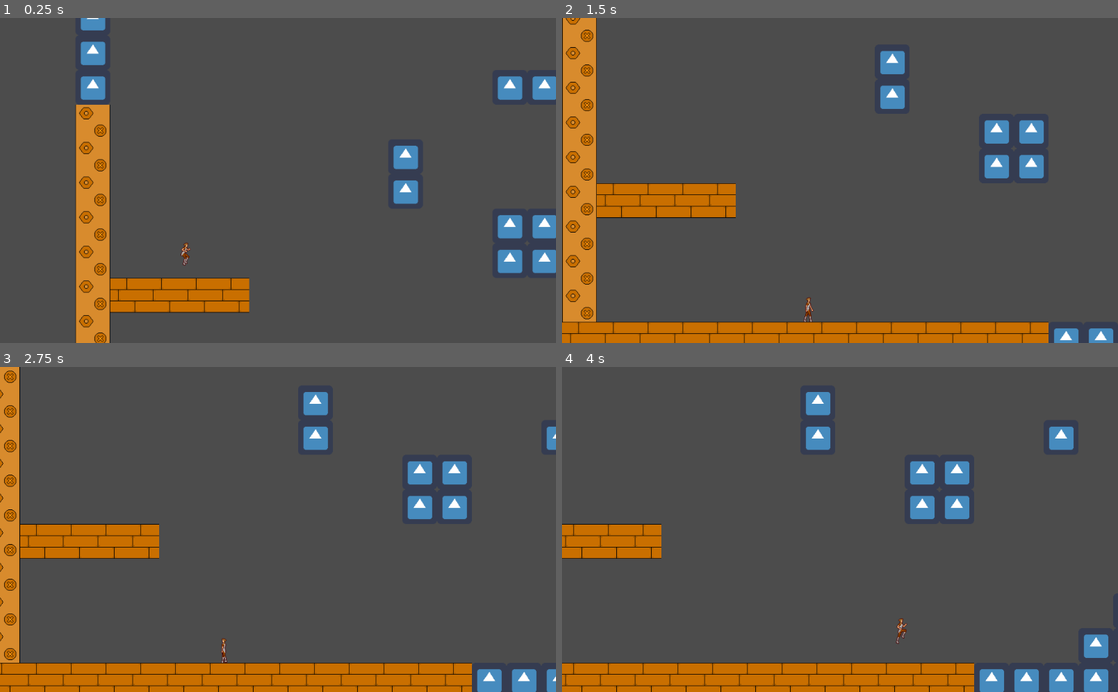
Above: before the commit, frames 1-4 (two rows, left to right).
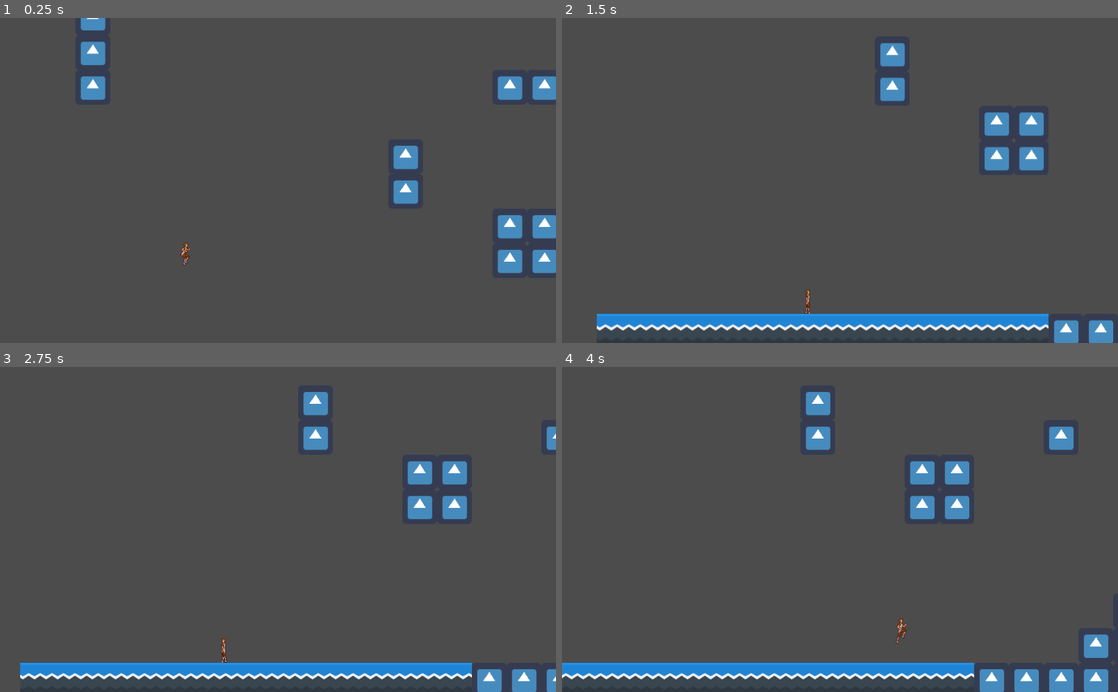
Above: after the commit, the same moments.

Repository: gibsontn/04-2D-Platformer
Game: Godot game, scene res://Game.tscn
Two runs of this game, one before a commit and one after it. Both use one fixed random seed, a clock stepped at 60 frames per second and the inputs below. This scene is started directly instead of the project's main scene. The engine's default icon, where the game draws it, is replaced by a stand-in: a white triangle on a blue panel in a dark square.
Inputs:
- Up to frame 1 (0.25 s): no input
- Up to frame 2 (1.5 s): hold D (right) from 0.53 s (still down); tap W (jump) at 0.77 s
- Up to frame 3 (2.75 s): tap W (jump) at 1.52 s; release D (right) at 2.03 s; hold A (left) from 2.03 s (still down)
- Up to frame 4 (4 s): release A (left) at 2.78 s; hold D (right) from 2.78 s (still down); tap W (jump) at 3.02, 3.77 s

The runs differ from the first frame. In frame 1, 7.3% of the frame differs, in the area x 13-45%, y 26-100%; in frame 2, 18%, in the area x 0-100%, y 0-100%; in frame 3, 14%; in frame 4, 8.6%.

Commit message:
progress

Diff:
--- a/Game.tscn
+++ b/Game.tscn
@@ -1,10 +1,9 @@
-[gd_scene load_steps=12 format=2]
+[gd_scene load_steps=17 format=2]
 
 [ext_resource path="res://icon.png" type="Texture" id=1]
 [ext_resource path="res://Camera.gd" type="Script" id=2]
-[ext_resource path="res://Assets/New Piskel-1.png-5.png" type="Texture" id=3]
+[ext_resource path="res://Assets/Tiles.png" type="Texture" id=3]
 [ext_resource path="res://StateMachine/Player_Container.gd" type="Script" id=12]
-[ext_resource path="res://Assets/Bronze/bronzewall1.png" type="Texture" id=14]
 
 [sub_resource type="NavigationPolygon" id=1]
 vertices = PoolVector2Array( 64, 64, 0, 64, 0, 0, 64, 0 )
@@ -16,10 +15,28 @@
 [sub_resource type="ConvexPolygonShape2D" id=3]
 points = PoolVector2Array( 64, 64, 0, 64, 0, 0, 64, 0 )
 
-[sub_resource type="ConvexPolygonShape2D" id=15]
-points = PoolVector2Array( 64, 64, 0, 64, 0, 0, 64, 0 )
-
-[sub_resource type="ConvexPolygonShape2D" id=16]
+[sub_resource type="ConvexPolygonShape2D" id=5]
+points = PoolVector2Array( 64, 64, 0, 64, 0, 0, 64, 0 )
+
+[sub_resource type="ConvexPolygonShape2D" id=6]
+points = PoolVector2Array( 64, 64, 0, 64, 0, 0, 64, 0 )
+
+[sub_resource type="ConvexPolygonShape2D" id=7]
+points = PoolVector2Array( 64, 64, 0, 64, 0, 0, 64, 0 )
+
+[sub_resource type="ConvexPolygonShape2D" id=8]
+points = PoolVector2Array( 64, 64, 0, 64, 0, 0, 64, 0 )
+
+[sub_resource type="ConvexPolygonShape2D" id=9]
+points = PoolVector2Array( 64, 64, 0, 64, 0, 0, 64, 0 )
+
+[sub_resource type="ConvexPolygonShape2D" id=10]
+points = PoolVector2Array( 64, 64, 0, 64, 0, 0, 64, 0 )
+
+[sub_resource type="ConvexPolygonShape2D" id=11]
+points = PoolVector2Array( 64, 64, 0, 64, 0, 0, 64, 0 )
+
+[sub_resource type="ConvexPolygonShape2D" id=12]
 points = PoolVector2Array( 64, 64, 0, 64, 0, 0, 64, 0 )
 
 [sub_resource type="TileSet" id=4]
@@ -46,48 +63,174 @@
 "shape_transform": Transform2D( 1, 0, 0, 1, 0, 0 )
 } ]
 0/z_index = 0
-11/name = "bronzewall1.png 11"
-11/texture = ExtResource( 14 )
-11/tex_offset = Vector2( 0, 0 )
-11/modulate = Color( 1, 1, 1, 1 )
-11/region = Rect2( 0, 0, 64, 64 )
-11/tile_mode = 0
-11/occluder_offset = Vector2( 0, 0 )
-11/navigation_offset = Vector2( 0, 0 )
-11/shape_offset = Vector2( 0, 0 )
-11/shape_transform = Transform2D( 1, 0, 0, 1, 0, 0 )
-11/shape = SubResource( 15 )
-11/shape_one_way = false
-11/shape_one_way_margin = 1.0
-11/shapes = [ {
-"autotile_coord": Vector2( 0, 0 ),
-"one_way": false,
-"one_way_margin": 1.0,
-"shape": SubResource( 15 ),
-"shape_transform": Transform2D( 1, 0, 0, 1, 0, 0 )
-} ]
-11/z_index = 0
-12/name = "New Piskel-1.png-5.png 12"
-12/texture = ExtResource( 3 )
-12/tex_offset = Vector2( 0, 0 )
-12/modulate = Color( 1, 1, 1, 1 )
-12/region = Rect2( 0, 0, 64, 64 )
-12/tile_mode = 0
-12/occluder_offset = Vector2( 0, 0 )
-12/navigation_offset = Vector2( 0, 0 )
-12/shape_offset = Vector2( 0, 0 )
-12/shape_transform = Transform2D( 1, 0, 0, 1, 0, 0 )
-12/shape = SubResource( 16 )
-12/shape_one_way = false
-12/shape_one_way_margin = 1.0
-12/shapes = [ {
-"autotile_coord": Vector2( 0, 0 ),
-"one_way": false,
-"one_way_margin": 1.0,
-"shape": SubResource( 16 ),
-"shape_transform": Transform2D( 1, 0, 0, 1, 0, 0 )
-} ]
-12/z_index = 0
+1/name = "Tiles.png 1"
+1/texture = ExtResource( 3 )
+1/tex_offset = Vector2( 0, 0 )
+1/modulate = Color( 1, 1, 1, 1 )
+1/region = Rect2( 64, 384, 64, 64 )
+1/tile_mode = 0
+1/occluder_offset = Vector2( 0, 0 )
+1/navigation_offset = Vector2( 0, 0 )
+1/shape_offset = Vector2( 0, 0 )
+1/shape_transform = Transform2D( 1, 0, 0, 1, 0, 0 )
+1/shape = SubResource( 5 )
+1/shape_one_way = false
+1/shape_one_way_margin = 1.0
+1/shapes = [ {
+"autotile_coord": Vector2( 0, 0 ),
+"one_way": false,
+"one_way_margin": 1.0,
+"shape": SubResource( 5 ),
+"shape_transform": Transform2D( 1, 0, 0, 1, 0, 0 )
+} ]
+1/z_index = 0
+2/name = "Tiles.png 2"
+2/texture = ExtResource( 3 )
+2/tex_offset = Vector2( 0, 0 )
+2/modulate = Color( 1, 1, 1, 1 )
+2/region = Rect2( 128, 384, 64, 64 )
+2/tile_mode = 0
+2/occluder_offset = Vector2( 0, 0 )
+2/navigation_offset = Vector2( 0, 0 )
+2/shape_offset = Vector2( 0, 0 )
+2/shape_transform = Transform2D( 1, 0, 0, 1, 0, 0 )
+2/shape = SubResource( 6 )
+2/shape_one_way = false
+2/shape_one_way_margin = 1.0
+2/shapes = [ {
+"autotile_coord": Vector2( 0, 0 ),
+"one_way": false,
+"one_way_margin": 1.0,
+"shape": SubResource( 6 ),
+"shape_transform": Transform2D( 1, 0, 0, 1, 0, 0 )
+} ]
+2/z_index = 0
+3/name = "Tiles.png 3"
+3/texture = ExtResource( 3 )
+3/tex_offset = Vector2( 0, 0 )
+3/modulate = Color( 1, 1, 1, 1 )
+3/region = Rect2( 192, 384, 64, 64 )
+3/tile_mode = 0
+3/occluder_offset = Vector2( 0, 0 )
+3/navigation_offset = Vector2( 0, 0 )
+3/shape_offset = Vector2( 0, 0 )
+3/shape_transform = Transform2D( 1, 0, 0, 1, 0, 0 )
+3/shape = SubResource( 7 )
+3/shape_one_way = false
+3/shape_one_way_margin = 1.0
+3/shapes = [ {
+"autotile_coord": Vector2( 0, 0 ),
+"one_way": false,
+"one_way_margin": 1.0,
+"shape": SubResource( 7 ),
+"shape_transform": Transform2D( 1, 0, 0, 1, 0, 0 )
+} ]
+3/z_index = 0
+4/name = "Tiles.png 4"
+4/texture = ExtResource( 3 )
+4/tex_offset = Vector2( 0, 0 )
+4/modulate = Color( 1, 1, 1, 1 )
+4/region = Rect2( 256, 384, 64, 64 )
+4/tile_mode = 0
+4/occluder_offset = Vector2( 0, 0 )
+4/navigation_offset = Vector2( 0, 0 )
+4/shape_offset = Vector2( 0, 0 )
+4/shape_transform = Transform2D( 1, 0, 0, 1, 0, 0 )
+4/shape = SubResource( 8 )
+4/shape_one_way = false
+4/shape_one_way_margin = 1.0
+4/shapes = [ {
+"autotile_coord": Vector2( 0, 0 ),
+"one_way": false,
+"one_way_margin": 1.0,
+"shape": SubResource( 8 ),
+"shape_transform": Transform2D( 1, 0, 0, 1, 0, 0 )
+} ]
+4/z_index = 0
+5/name = "Tiles.png 5"
+5/texture = ExtResource( 3 )
+5/tex_offset = Vector2( 0, 0 )
+5/modulate = Color( 1, 1, 1, 1 )
+5/region = Rect2( 320, 384, 64, 64 )
+5/tile_mode = 0
+5/occluder_offset = Vector2( 0, 0 )
+5/navigation_offset = Vector2( 0, 0 )
+5/shape_offset = Vector2( 0, 0 )
+5/shape_transform = Transform2D( 1, 0, 0, 1, 0, 0 )
+5/shape = SubResource( 9 )
+5/shape_one_way = false
+5/shape_one_way_margin = 1.0
+5/shapes = [ {
+"autotile_coord": Vector2( 0, 0 ),
+"one_way": false,
+"one_way_margin": 1.0,
+"shape": SubResource( 9 ),
+"shape_transform": Transform2D( 1, 0, 0, 1, 0, 0 )
+} ]
+5/z_index = 0
+6/name = "Tiles.png 6"
+6/texture = ExtResource( 3 )
+6/tex_offset = Vector2( 0, 0 )
+6/modulate = Color( 1, 1, 1, 1 )
+6/region = Rect2( 384, 384, 64, 64 )
+6/tile_mode = 0
+6/occluder_offset = Vector2( 0, 0 )
+6/navigation_offset = Vector2( 0, 0 )
+6/shape_offset = Vector2( 0, 0 )
+6/shape_transform = Transform2D( 1, 0, 0, 1, 0, 0 )
+6/shape = SubResource( 10 )
+6/shape_one_way = false
+6/shape_one_way_margin = 1.0
+6/shapes = [ {
+"autotile_coord": Vector2( 0, 0 ),
+"one_way": false,
+"one_way_margin": 1.0,
+"shape": SubResource( 10 ),
+"shape_transform": Transform2D( 1, 0, 0, 1, 0, 0 )
+} ]
+6/z_index = 0
+7/name = "Tiles.png 7"
+7/texture = ExtResource( 3 )
+7/tex_offset = Vector2( 0, 0 )
+7/modulate = Color( 1, 1, 1, 1 )
+7/region = Rect2( 448, 384, 64, 64 )
+7/tile_mode = 0
+7/occluder_offset = Vector2( 0, 0 )
+7/navigation_offset = Vector2( 0, 0 )
+7/shape_offset = Vector2( 0, 0 )
+7/shape_transform = Transform2D( 1, 0, 0, 1, 0, 0 )
+7/shape = SubResource( 11 )
+7/shape_one_way = false
+7/shape_one_way_margin = 1.0
+7/shapes = [ {
+"autotile_coord": Vector2( 0, 0 ),
+"one_way": false,
+"one_way_margin": 1.0,
+"shape": SubResource( 11 ),
+"shape_transform": Transform2D( 1, 0, 0, 1, 0, 0 )
+} ]
+7/z_index = 0
+8/name = "Tiles.png 8"
+8/texture = ExtResource( 3 )
+8/tex_offset = Vector2( 0, 0 )
+8/modulate = Color( 1, 1, 1, 1 )
+8/region = Rect2( 512, 384, 64, 64 )
+8/tile_mode = 0
+8/occluder_offset = Vector2( 0, 0 )
+8/navigation_offset = Vector2( 0, 0 )
+8/shape_offset = Vector2( 0, 0 )
+8/shape_transform = Transform2D( 1, 0, 0, 1, 0, 0 )
+8/shape = SubResource( 12 )
+8/shape_one_way = false
+8/shape_one_way_margin = 1.0
+8/shapes = [ {
+"autotile_coord": Vector2( 0, 0 ),
+"one_way": false,
+"one_way_margin": 1.0,
+"shape": SubResource( 12 ),
+"shape_transform": Transform2D( 1, 0, 0, 1, 0, 0 )
+} ]
+8/z_index = 0
 
 [node name="Game" type="Node2D"]
 
@@ -100,7 +243,7 @@
 collision_layer = 3
 collision_mask = 3
 format = 1
-tile_data = PoolIntArray( -720896, 0, 0, -720895, 0, 0, -720 …(2183 unchanged characters)… 0, 524346, 0, 0, 589824, 12, 0, 589825, 12, 0, 589826, 12, 0, 589827, 12, 0, 589828, 12, 0, 589829, 12, 0, 589830, 12, 0, 589831, 12, 0, 589832, 12, 0, 589833, 12, 0, 589834, 12, 0, 589835, 12, 0, 589836, 12, 0, 589837, 12, 0, 589838, 0, 0, 589839, 0, 0, 589840 …(596 unchanged characters)…
+tile_data = PoolIntArray( -720896, 0, 0, -720895, 0, 0, -720 …(2183 unchanged characters)… 0, 524346, 0, 0, 589824, 12, 0, 589825, 2, 0, 589826, 2, 0, 589827, 2, 0, 589828, 2, 0, 589829, 2, 0, 589830, 2, 0, 589831, 2, 0, 589832, 2, 0, 589833, 2, 0, 589834, 2, 0, 589835, 2, 0, 589836, 2, 0, 589837, 2, 0, 589838, 0, 0, 589839, 0, 0, 589840 …(596 unchanged characters)…
 
 [node name="Camera" type="Camera2D" parent="."]
 current = true
Binary file removed: Assets/Bronze/bronzewall1.png
Not shown, removed: Assets/Bronze/bronzewall1.png.import
Binary file removed: Assets/New Piskel-1.png-5.png
Not shown, removed: Assets/New Piskel-1.png-5.png.import
Binary file removed: Assets/buttonplay.png
Not shown, removed: Assets/buttonplay.png.import
Binary file removed: Assets/buttonquit.png
Not shown, removed: Assets/buttonquit.png.import
